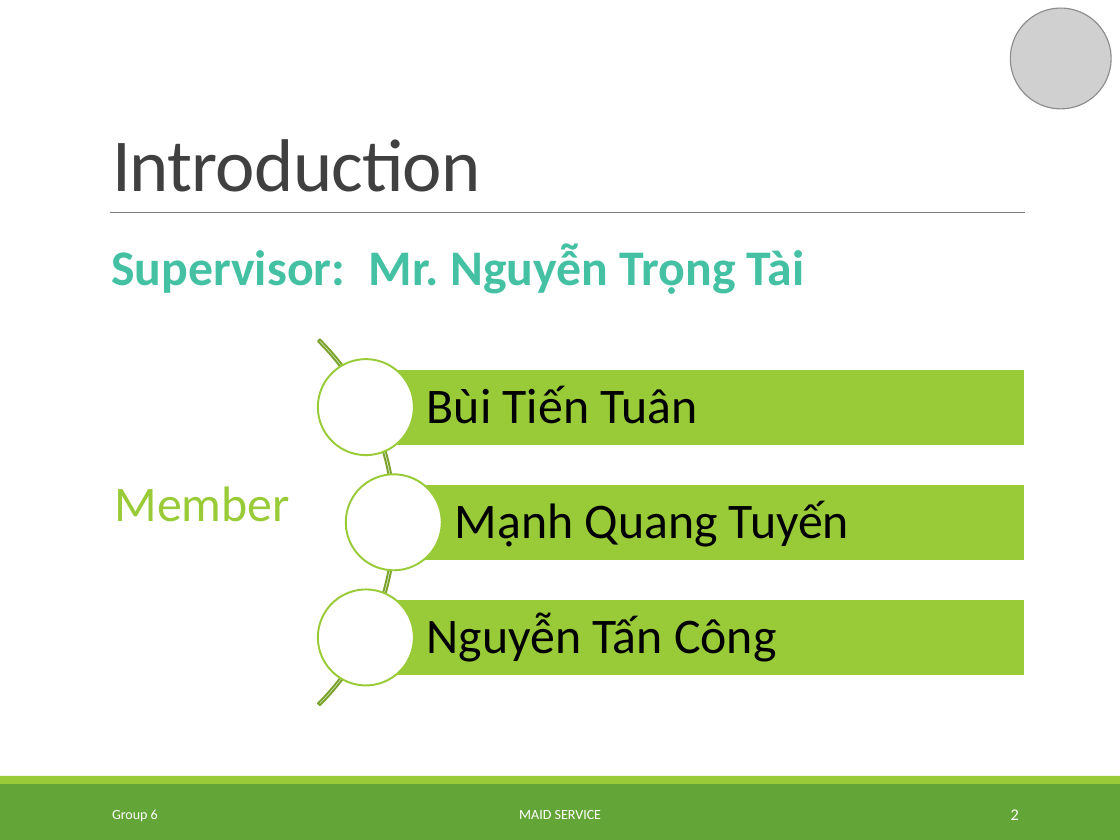
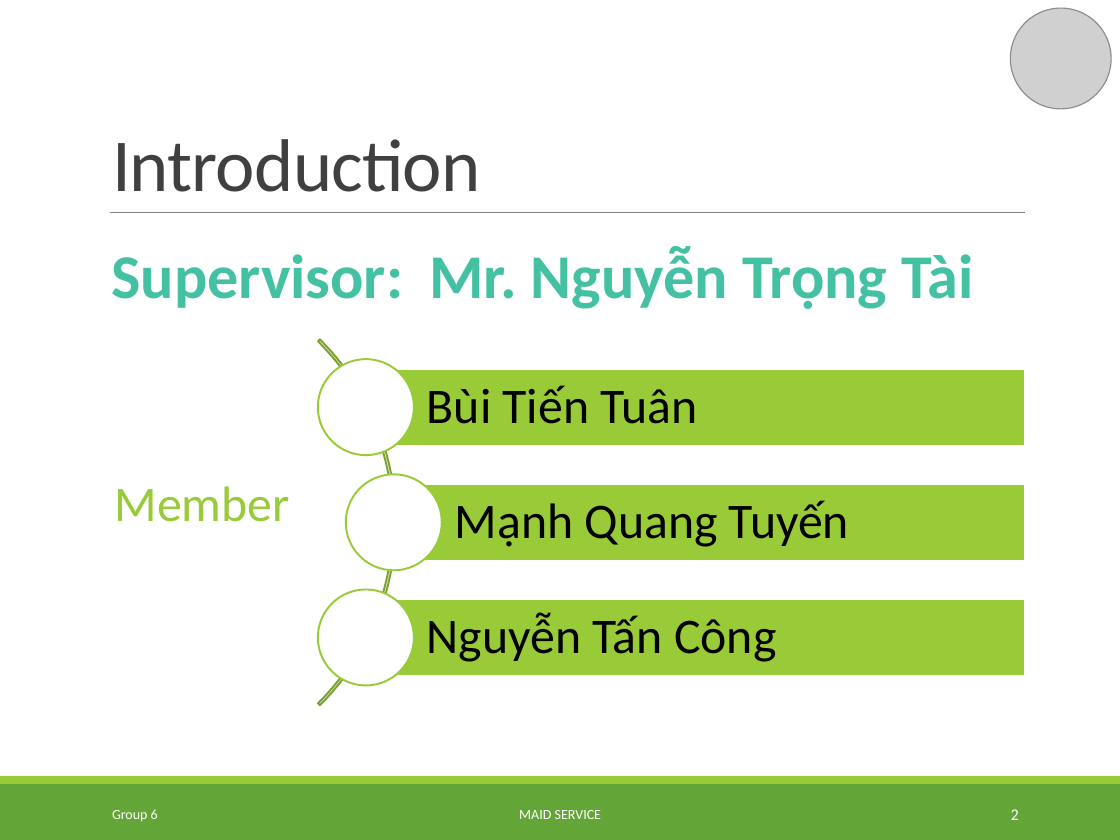
Before and after one commit to TuanBT/ms-website, a slide deck: slide 2 of Presentation/MS_Slide.pptx. Drawn at 1120x840 pixels with LibreOffice and Linux fonts; fonts in the diff are those of the drawing; grey boxes stand for pictures; background and template pictures are left out. Boxes give left, top, right and bottom in pixels: in the first picture for what was removed or moved away, otherwise in the second. Text is boxed around its words. In the diff, an @@ line names an element or a change of style, - is before the commit and + after.

```diff
--- a/Presentation/MS_Slide.pptx
+++ b/Presentation/MS_Slide.pptx
@@ text "Supervisor:" at (111,254,403,308): size 32 to 40 pt @@
@@ text "Mr. Nguyễn Trọng Tài" at (429,246,973,309): size 32 to 40 pt @@
@@ text "Mr. Nguyễn Trọng Tài": place and size @@
-text "Mr. Nguyễn Trọng Tài" at (369,244,805,294)
+text "Mr. Nguyễn Trọng Tài" at (429,246,973,309)
```
Also in this commit, not shown: 3 other slides changed.
